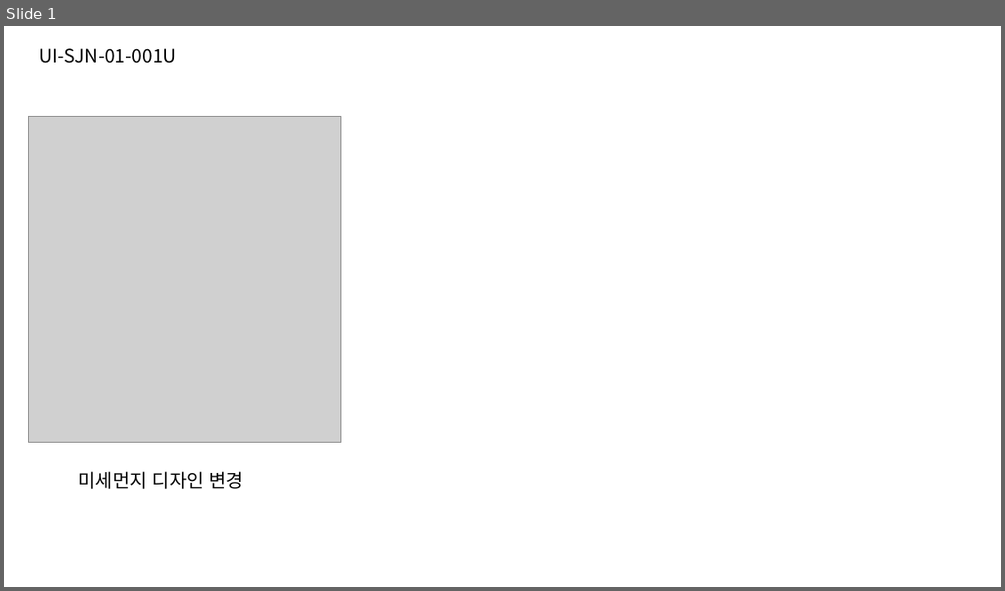
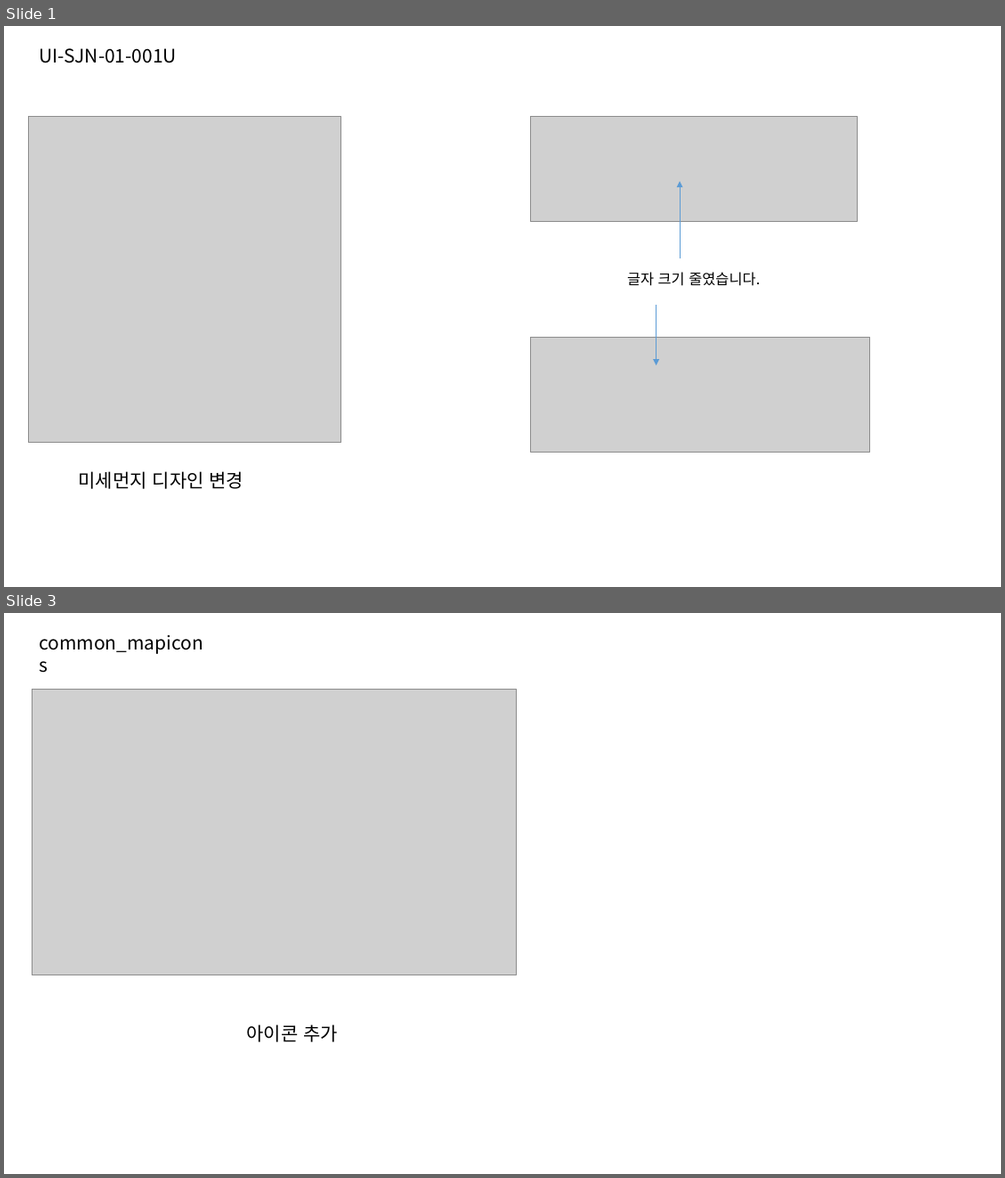
Before and after one commit to jeoungGyy/sejong, a slide deck: ppt/05-10.pptx. Shown one above the other, each under a label of ours: slide 1 before the commit, slides 1 and 3 after it; the slides between them are not shown. The pictures are 1005x591 and 1005x1178 pixels, drawn with LibreOffice and Linux fonts; fonts in the diff are those of the drawing; grey boxes stand for pictures. Boxes give left, top, right and bottom in pixels: in the first picture for what was removed or moved away, otherwise in the second. Text is boxed around its words. In the diff, an @@ line names an element or a change of style, - is before the commit and + after.

```diff
--- a/ppt/05-10.pptx
+++ b/ppt/05-10.pptx
@@ slide 3 added at bbox=[4, 613, 1001, 1174], background #FFFFFF @@
@@ text added at bbox=[39, 635, 203, 654], 18 pt, text #000000 @@
+common_mapicons
@@ picture added at bbox=[32, 689, 517, 974] @@
@@ text added at bbox=[247, 1024, 339, 1042], 18 pt, text #000000 @@
+아이콘 추가
@@ slide 1 changed as well @@
@@ picture added at bbox=[531, 117, 858, 221] @@
@@ arrow added from (680, 258) to (680, 181), #5B9BD5 0.5 pt @@
@@ text added at bbox=[627, 272, 760, 286], 14 pt, text #000000 @@
+글자 크기 줄였습니다.
@@ arrow added from (656, 305) to (656, 365), #5B9BD5 0.5 pt @@
@@ picture added at bbox=[531, 338, 870, 451] @@
```
Also in this commit, not shown: 2 other slides added, 13 other files.
